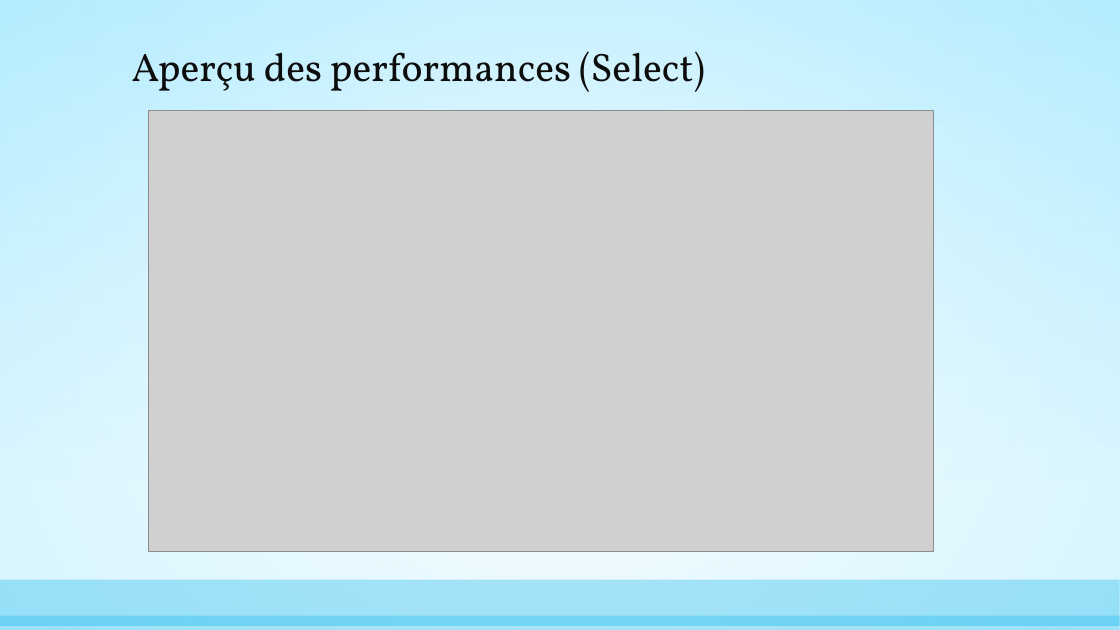
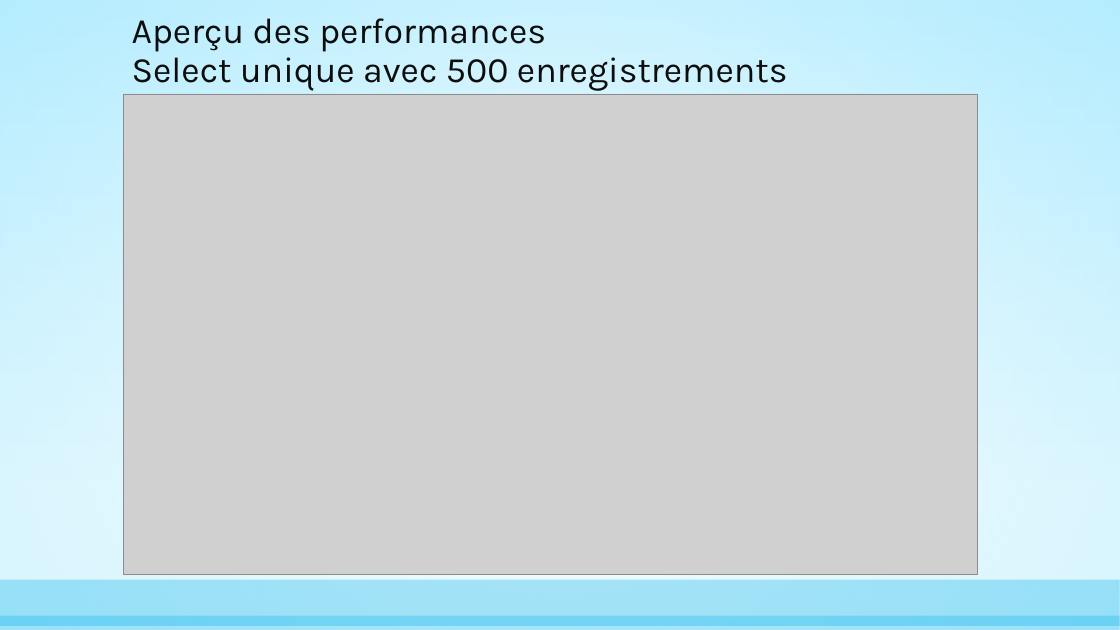
Before and after one commit to AnthonyGiretti/MicroOrmDemo.net, a slide deck: slide 15 of Items/Les Micro Orm, alternatives à Entity Framework.pptx (slide 13 before the commit). Drawn at 1120x630 pixels with LibreOffice and Linux fonts; fonts in the diff are those of the drawing; grey boxes stand for pictures. Boxes give left, top, right and bottom in pixels: in the first picture for what was removed or moved away, otherwise in the second. Text is boxed around its words. In the diff, an @@ line names an element or a change of style, - is before the commit and + after.

```diff
--- a/Items/Les Micro Orm, alternatives à Entity Framework.pptx
+++ b/Items/Les Micro Orm, alternatives à Entity Framework.pptx
@@ title at [132, 18, 788, 91]: text changed; size 34 to 30.6 pt; font Vollkorn to Karla @@
-Aperçu des performances (Select)
+Aperçu des performances
+Select unique avec 500 enregistrements
@@ picture: place and size @@
-picture at [149, 110, 933, 551]
+picture at [124, 94, 978, 575]
```
Also in this commit, not shown: 13 other slides changed, 6 slides added.
